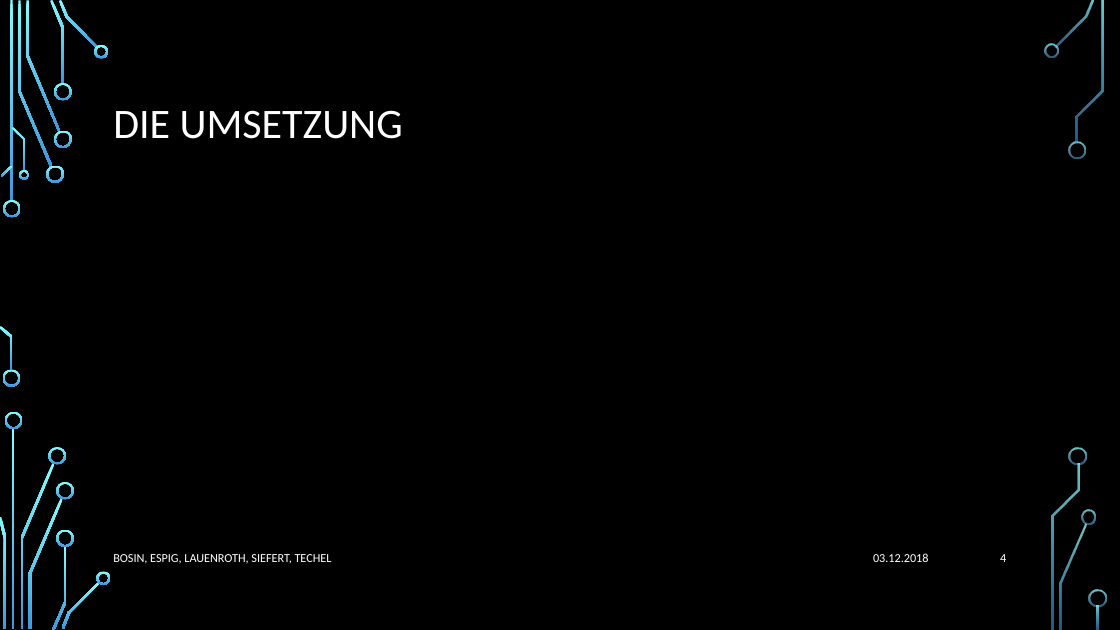
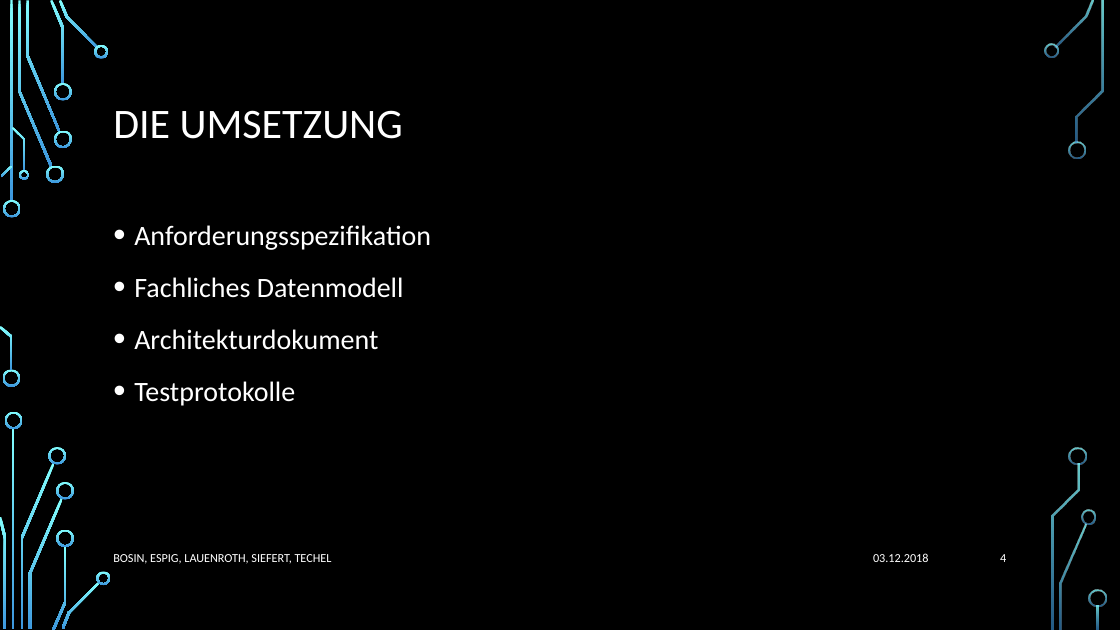
Before and after one commit to Jotec1705/SE-Project2018, a slide deck: slide 4 of Dokumente/02_Arbeitsbereich/01_Projekthandbuch/TouchDown Präsentation UniRisk.pptx. Drawn at 1120x630 pixels with LibreOffice and Linux fonts; fonts in the diff are those of the drawing; background and template pictures are left out. Boxes give left, top, right and bottom in pixels: in the first picture for what was removed or moved away, otherwise in the second. Text is boxed around its words. In the diff, an @@ line names an element or a change of style, - is before the commit and + after.

```diff
--- a/Dokumente/02_Arbeitsbereich/01_Projekthandbuch/TouchDown Präsentation UniRisk.pptx
+++ b/Dokumente/02_Arbeitsbereich/01_Projekthandbuch/TouchDown Präsentation UniRisk.pptx
@@ text added at (134, 225, 431, 406), 24 pt, text #FFFFFF @@
+• Anforderungsspezifikation
+• Fachliches Datenmodell
+• Architekturdokument
+• Testprotokolle
```
Also in this commit, not shown: 1 other slide changed, 3 slides added.
